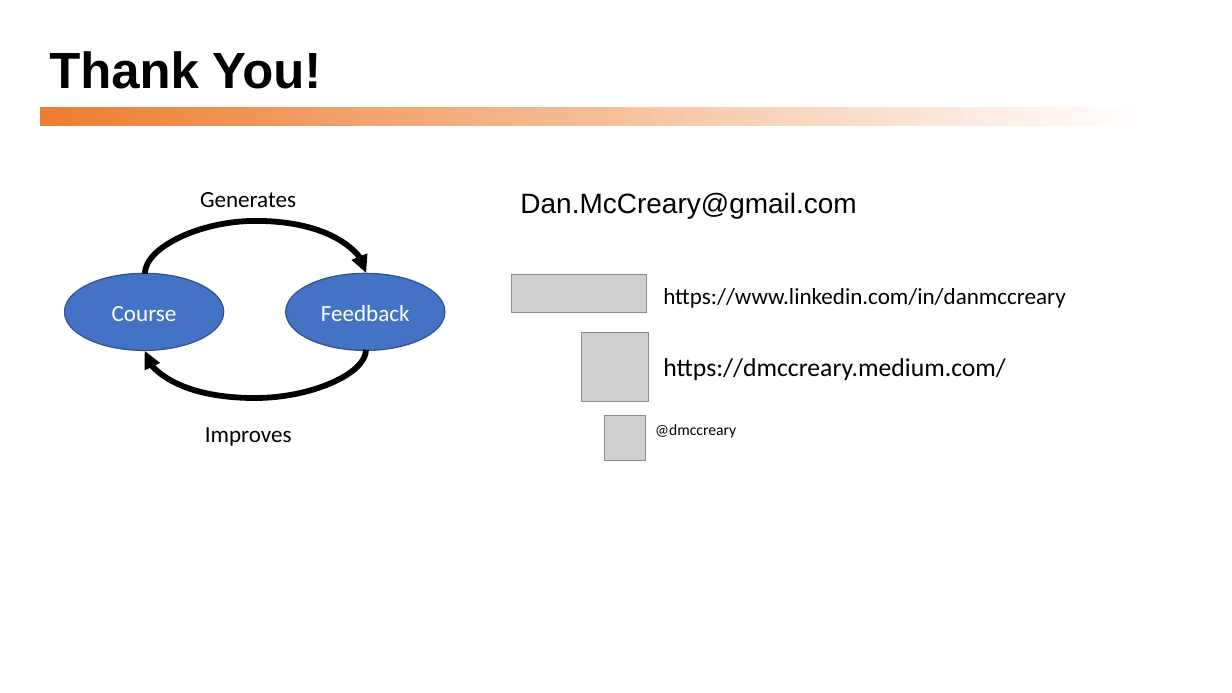
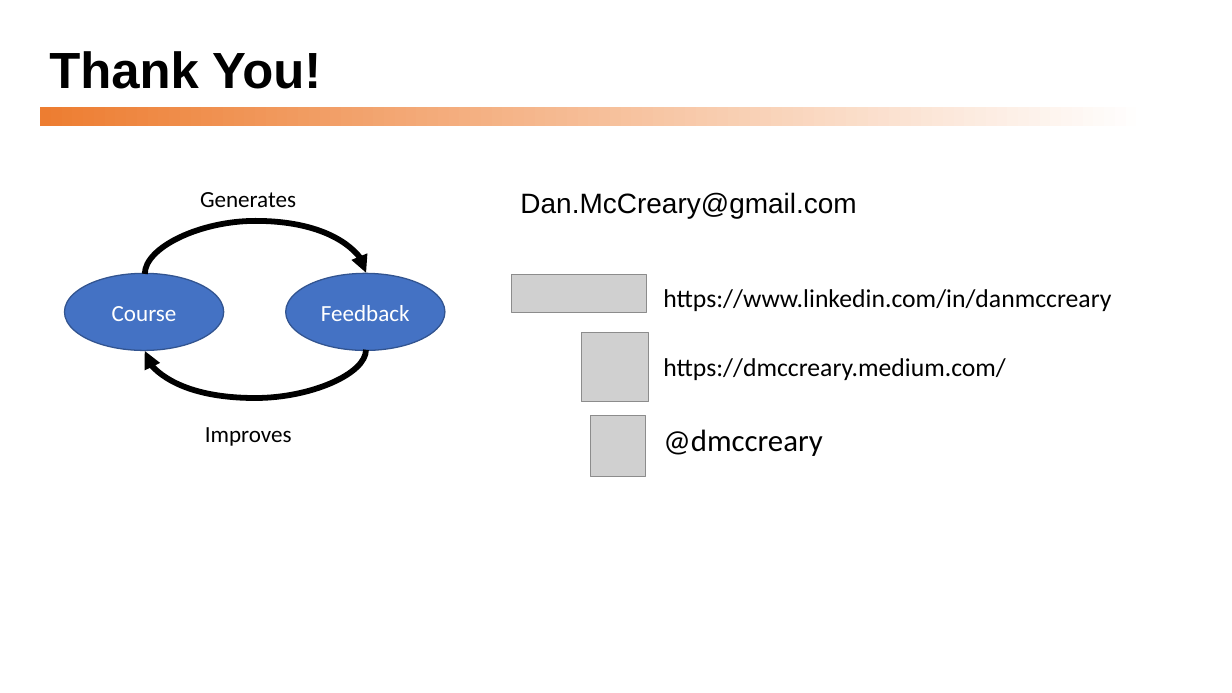
Before and after one commit to dmccreary/graph-systems-thinking, a slide deck: slide 50 of docs/presentations/Graph-Systems-Thinking-Half-Day-Workshop.pptx. Drawn at 1232x693 pixels with LibreOffice and Linux fonts; fonts in the diff are those of the drawing; grey boxes stand for pictures. Boxes give left, top, right and bottom in pixels: in the first picture for what was removed or moved away, otherwise in the second. Text is boxed around its words. In the diff, an @@ line names an element or a change of style, - is before the commit and + after.

```diff
--- a/docs/presentations/Graph-Systems-Thinking-Half-Day-Workshop.pptx
+++ b/docs/presentations/Graph-Systems-Thinking-Half-Day-Workshop.pptx
@@ text "https://www.linkedin.com/in/danmccreary" at box(663, 289, 1111, 311): size 18 to 20 pt @@
@@ picture: place and size @@
-picture at box(605, 416, 646, 461)
+picture at box(591, 416, 646, 477)
@@ text "@dmccreary": place and size @@
-text "@dmccreary" at box(655, 424, 736, 438)
+text "@dmccreary" at box(663, 429, 822, 456)
@@ text "@dmccreary" at box(663, 429, 822, 456): size 12.3 to 24 pt @@
```
Also in this commit, not shown: 1 other slide changed, 1 other file.
